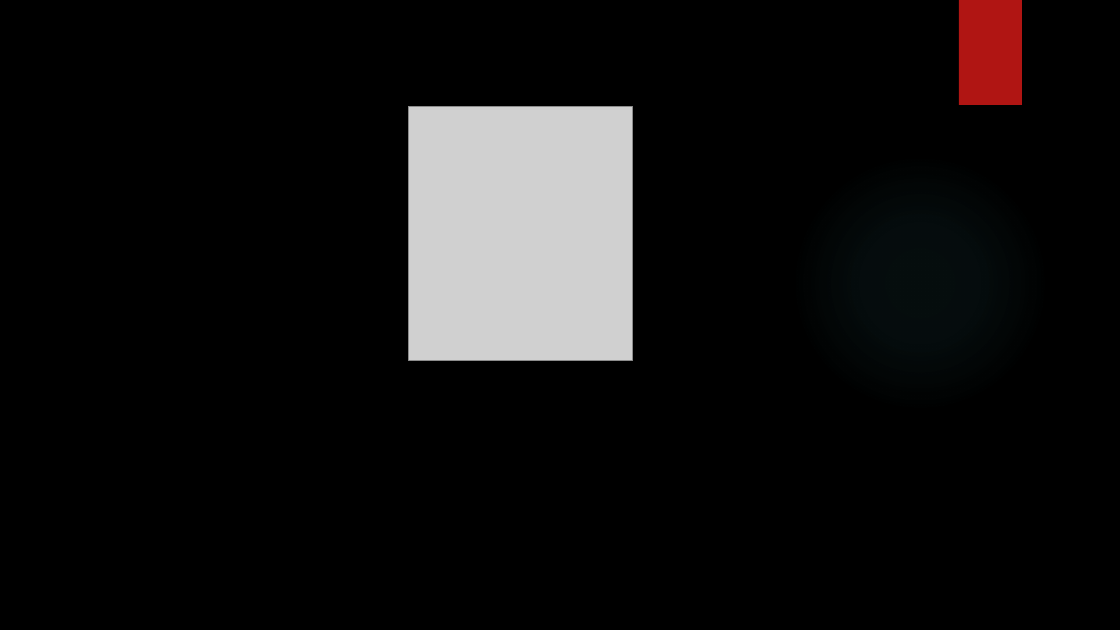
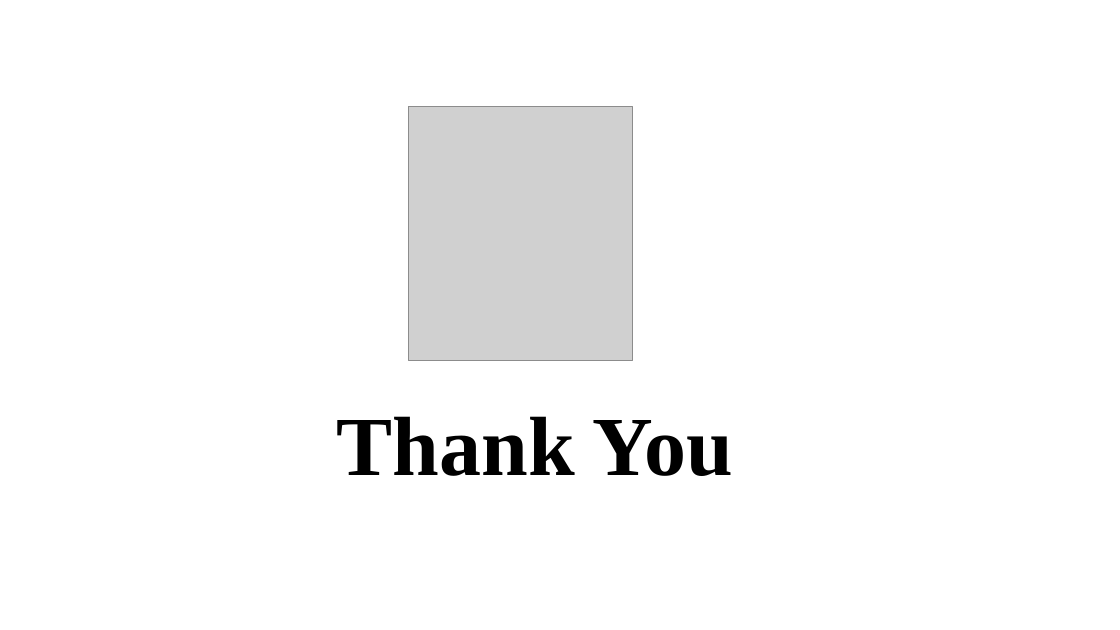
Before and after one commit to thatsabhishek/Gesture-Control-System, a slide deck: slide 15 of Gesture Control System.pptx (slide 16 before the commit). Drawn at 1120x630 pixels with LibreOffice and Linux fonts; fonts in the diff are those of the drawing; grey boxes stand for pictures; background and template pictures are left out. Boxes give left, top, right and bottom in pixels: in the first picture for what was removed or moved away, otherwise in the second. Text is boxed around its words. In the diff, an @@ line names an element or a change of style, - is before the commit and + after.

```diff
--- a/Gesture Control System.pptx
+++ b/Gesture Control System.pptx
@@ background picture (left out) to #FFFFFF @@
@@ rectangle removed at (959,0,1022,105) @@
@@ ellipse removed at (791,154,1049,413) @@
@@ text "Thank You": place and size @@
-text "Thank You" at (275,388,824,498)
+text "Thank You" at (337,416,733,476)
@@ text "Thank You" at (337,416,733,476): alignment left to centre @@
```
Also in this commit, not shown: 10 other slides changed, 4 slides added, 5 slides removed.
